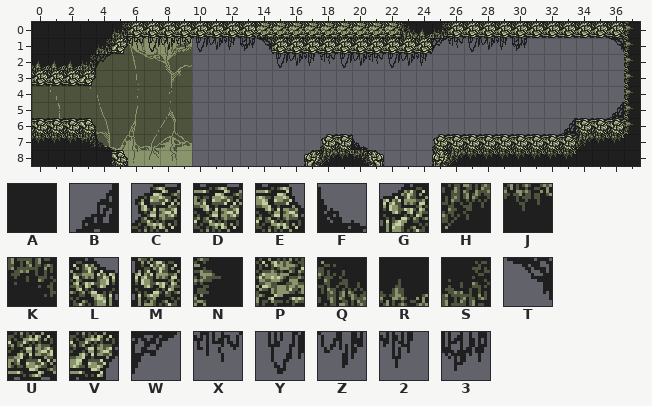
Two versions of a level (Tiled map, data/level/level5.tmx). This is how it looked before the edit.
Cells are 16x16 px. Shown: x 0..37, y 0..8.
Key: from "tilemap": A 3, B 16, C 17, D 18, E 19, F 20, G 32, H 33, J 34, K 35, L 36, M 48, N 49, P 50, Q 65, R 66, S 67, T 80, U 82, V 83, W 84, X 96, Y 97, Z 98, 2 99, 3 100.
_ is an empty cell.
Layer "edge tiles" before, first column x 0:
0 AAAAASUUUUUUUUPPPPPPPPPQRSUUUUUUUUUUUN
1 AAAASVXYZXYZ23TUUUUUUUUUUWXYZ23_____TN
2 RRRSW__________YZ2XYZXYZ2____________N
3 UUUV_________________________________N
4 _____________________________________N
5 ____________________________________BN
6 DDDE_____________________________BDDDN
7 JJJKF_____________CDF____CDDDDDDDDHJJA
8 AAAAAE___________GHJKL___MHJJJJJJJAAAA
After:
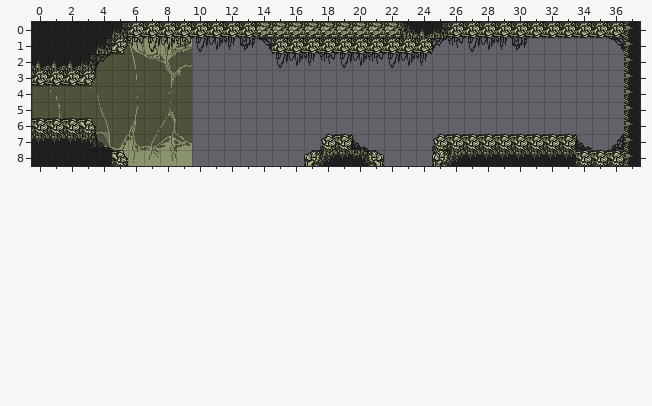
Change:
Changed rows in their new state; . is an unchanged cell.
Layer "edge tiles":
first column x 33:
5 ..._.
6 ____.
7 .F_BN
8 .DDDN
Changed places in both pictures, as pixel boxes (x1, y1, x2, y2):
changed: (562, 102, 633, 166)
